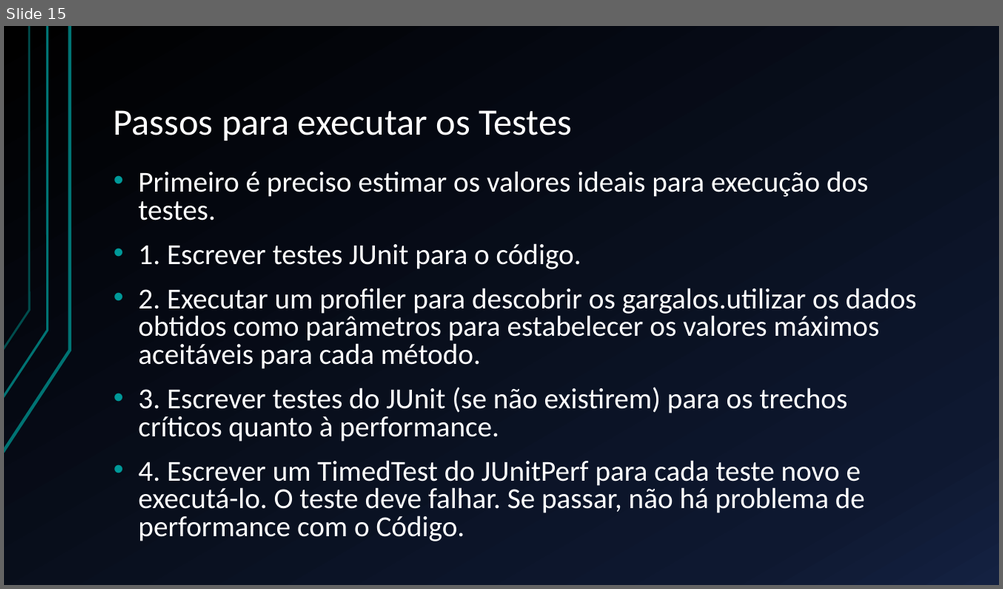
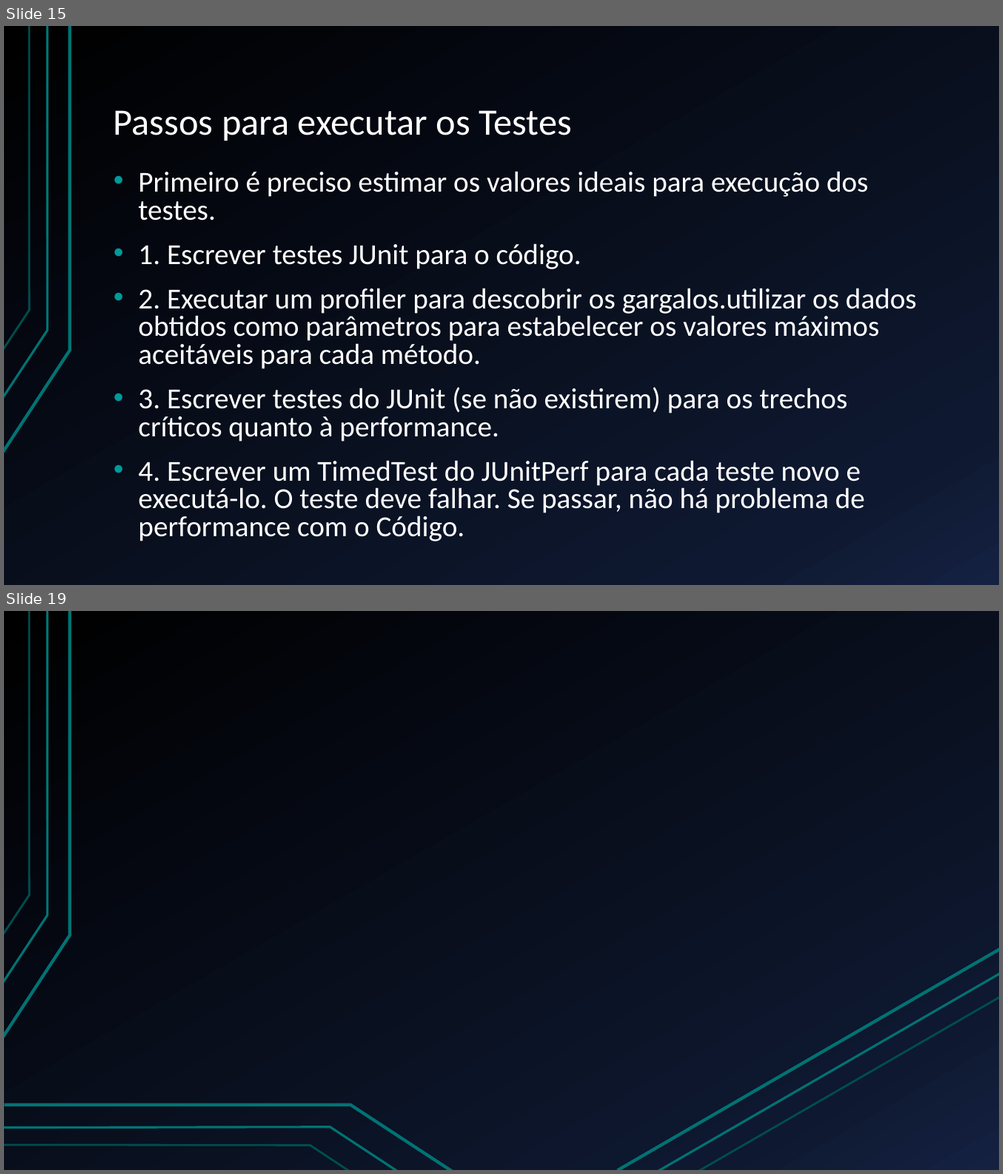
Before and after one commit to BrunoFelix/Restoran, a slide deck: Docs/Apresentação TSW.pptx. Shown one above the other, each under a label of ours: slide 15 before the commit, slides 15 and 19 after it; the slides between them are not shown. The pictures are 1003x589 and 1003x1174 pixels, drawn with LibreOffice and Linux fonts; fonts in the diff are those of the drawing. Boxes give left, top, right and bottom in pixels: in the first picture for what was removed or moved away, otherwise in the second. Text is boxed around its words. In the diff, an @@ line names an element or a change of style, - is before the commit and + after.

```diff
--- a/Docs/Apresentação TSW.pptx
+++ b/Docs/Apresentação TSW.pptx
@@ slide 19 added at (4, 611, 999, 1170), background gradient #000000 to #0F1931 to #142242; not listed: 3 template elements that a slide beside it also shows @@
@@ line added from (617, 1170) to (999, 949), #007373 3 pt @@
@@ line added from (657, 1170) to (999, 974), #007373 2.25 pt @@
@@ line added from (699, 1170) to (999, 997), #007373 2 pt @@
@@ freeform shape added at (5, 1105, 452, 1170), outline #007373 3 pt @@
@@ freeform shape added at (4, 1128, 398, 1170), outline #007373 2.25 pt @@
@@ freeform shape added at (4, 1145, 349, 1170), outline #007373 2 pt @@
```
Also in this commit, not shown: 5 slides changed, 3 other slides added, 1 slide removed.
